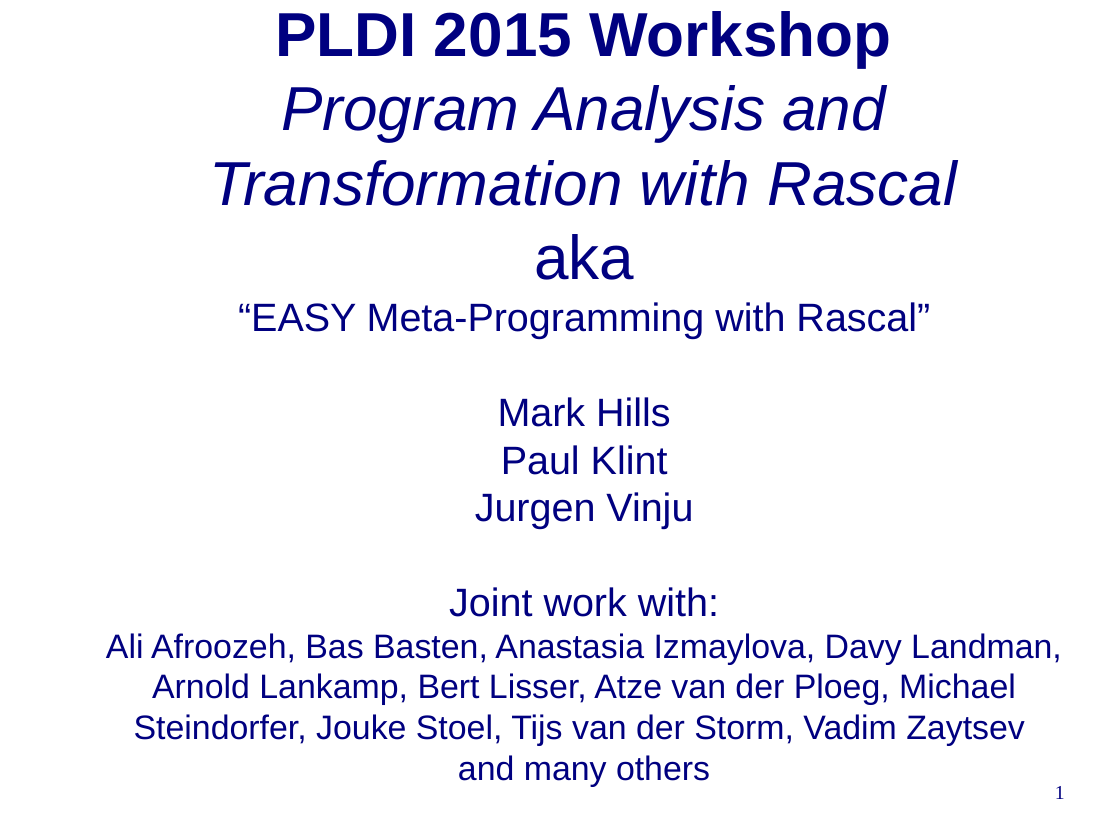
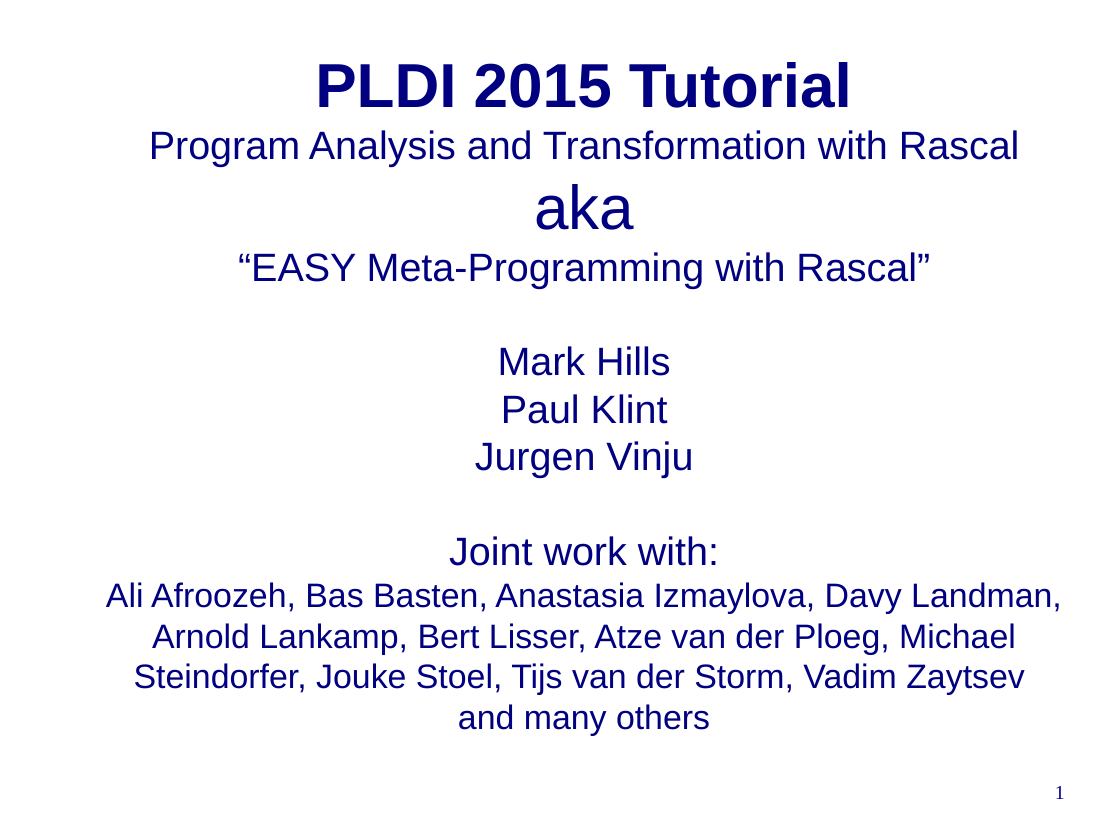
Before and after one commit to cwi-swat/rascal-course-pldi-2015, a slide deck: slide 1 of presentations/Welcome.odp. Drawn at 1120x840 pixels with LibreOffice and Linux fonts; fonts in the diff are those of the drawing; background and template pictures are left out. Boxes give left, top, right and bottom in pixels: in the first picture for what was removed or moved away, otherwise in the second. Text is boxed around its words. In the diff, an @@ line names an element or a change of style, - is before the commit and + after.

Commit message:
Changes to title slides

```diff
--- a/presentations/Welcome.odp
+++ b/presentations/Welcome.odp
@@ title at bbox=[106, 62, 1062, 736]: text changed @@
-PLDI 2015 Workshop
-Program Analysis and Transformation with Rascal
-aka
-“EASY Meta-Programming with Rascal”
-Mark Hills
-Paul Klint
-Jurgen Vinju
-Joint work with:
-Ali Afroozeh, Bas Basten, Anastasia Izmaylova, Davy Landman, Arnold Lankamp, Bert Lisser, Atze van der Ploeg, Michael Steindorfer, Jouke Stoel, Tijs van der Storm, Vadim Zaytsev
-and many others
+PLDI 2015 Tutorial
+Program Analysis and Transformation with Rascal
+aka
+“EASY Meta-Programming with Rascal”
+Mark Hills
+Paul Klint
+Jurgen Vinju
+Joint work with:
+Ali Afroozeh, Bas Basten, Anastasia Izmaylova, Davy Landman, Arnold Lankamp, Bert Lisser, Atze van der Ploeg, Michael Steindorfer, Jouke Stoel, Tijs van der Storm, Vadim Zaytsev
+and many others
```
Also in this commit, not shown: 13 other files.
